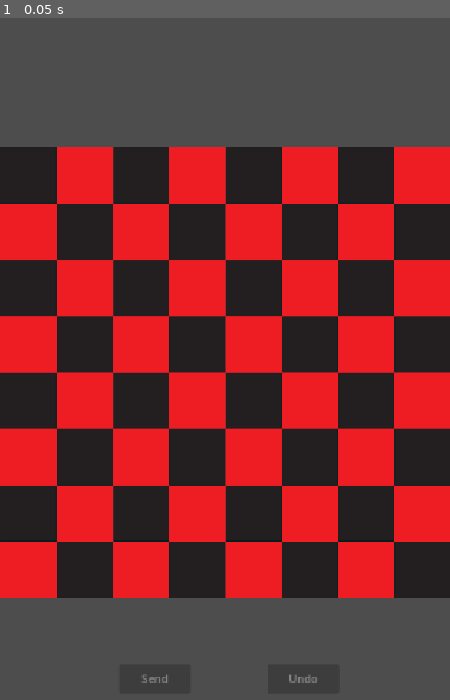
Above: before the commit, frame 1.
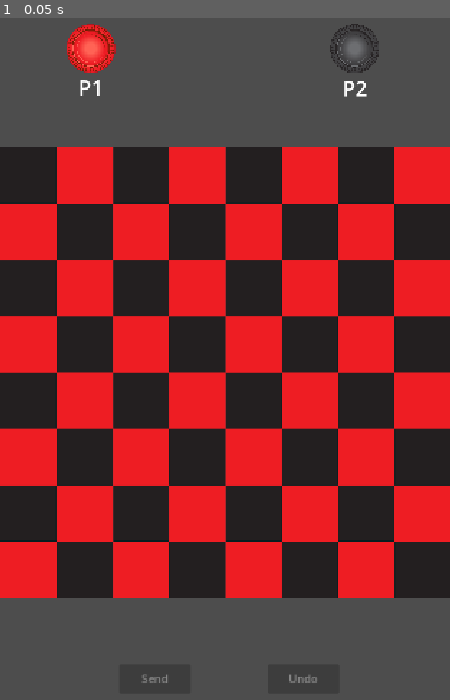
Above: after the commit, the same moment.

Repository: jakecrowley/gamepidgeon-checkers
Game: Godot game, scene res://checkers.tscn
Same seed, same stepped clock (60 frames per second), same inputs: the game is played once before the commit and once after it.
Inputs:
- Up to frame 1 (0.05 s): no input

The runs differ from the first frame. In frame 1, 0.9% of the frame differs, in the area x 14-85%, y 0-12%.

Commit message:
add player indicator and fix replay jumping bug

Diff:
--- a/checkers.tscn
+++ b/checkers.tscn
@@ -71,6 +71,34 @@
 height = 1000.0
 script = ExtResource("6_srtqa")
 
+[node name="P1Label" type="RichTextLabel" parent="CheckersBoardTop"]
+offset_left = -369.0
+offset_top = -720.0
+offset_right = -277.0
+offset_bottom = -640.0
+theme_override_font_sizes/normal_font_size = 50
+text = "P1"
+horizontal_alignment = 1
+
+[node name="PlayerCheckerRed" type="Sprite2D" parent="CheckersBoardTop"]
+position = Vector2(-323.333, -778.333)
+scale = Vector2(0.0531675, 0.0531675)
+texture = ExtResource("2_t0jlu")
+
+[node name="P2Label" type="RichTextLabel" parent="CheckersBoardTop"]
+offset_left = 265.0
+offset_top = -718.333
+offset_right = 357.0
+offset_bottom = -638.333
+theme_override_font_sizes/normal_font_size = 50
+text = "P2"
+horizontal_alignment = 1
+
+[node name="PlayerCheckerBlack" type="Sprite2D" parent="CheckersBoardTop"]
+position = Vector2(310, -778.333)
+scale = Vector2(0.0531675, 0.0531675)
+texture = ExtResource("2_nlcs0")
+
 [node name="SendButton" type="Button" parent="."]
 offset_left = 171.0
 offset_top = 985.0
--- a/checkers_board_top.gd
+++ b/checkers_board_top.gd
@@ -36,6 +36,8 @@
 	if replay == null or player == null:
 		return
 
+	get_node("P" + str(player) + "Label").set_text("You")
+
 	redPiece = get_node("CheckerPieceRed")
 	var blackPiece: Sprite2D = get_node("CheckerPieceBlack")
 	boardHighlight = get_node("BoardHighlight")
@@ -69,17 +71,18 @@
 				add_child(newPiece)
 				print(newPiece.name, " : ", newPiece.position)
 
-				if replayMoves.size() > 0:
-					var tween = newPiece.get_tree().create_tween()
-					for move in replayMoves:
-						var moveType = move.split(':')[0]
-						var movePos = move.split(':')[1].split(',')
-						if newPiece.name == movePos[0] + ',' + movePos[1]:
-							var newPos = Vector2(redPiece.position.x + (135 * int(movePos[2])), redPiece.position.y + (135 * (7 - int(movePos[3]))))
-							tween.tween_property(newPiece, "position", newPos, 1.0).set_trans(Tween.TRANS_SINE)
-							newPiece.name = movePos[2] + "," + movePos[3];
-							if moveType == "attack":
-								jump_piece(int(movePos[0]), int(movePos[1]), int(movePos[2]), int(movePos[3]))
+	for move in replayMoves:
+		var moveType = move.split(':')[0]
+		var movePos = move.split(':')[1].split(',')
+		var movedPiece = get_node_or_null(movePos[0] + ',' + movePos[1])
+		if movedPiece != null:
+			var tween = movedPiece.get_tree().create_tween()
+			var newPos = Vector2(redPiece.position.x + (135 * int(movePos[2])), redPiece.position.y + (135 * (7 - int(movePos[3]))))
+			tween.tween_property(movedPiece, "position", newPos, 1.0).set_trans(Tween.TRANS_SINE)
+			movedPiece.name = movePos[2] + "," + movePos[3];
+			if moveType == "attack":
+				print("jump deez nuts idiot")
+				jump_piece(int(movePos[0]), int(movePos[1]), int(movePos[2]), int(movePos[3]))
 
 func _set_replay(new_replay: String):
 	player = int(new_replay.substr(7, 1))
@@ -115,6 +118,7 @@
 	var x_step = 1 if newX > prevX else -1
 	var y_step = 1 if newY > prevY else -1
 	var jumpedPiece: Sprite2D = get_node_or_null(str(prevX + x_step) + "," + str(prevY + y_step))
+	print("jump deez nuts" + str(prevX + x_step) + "," + str(prevY + y_step))
 	if jumpedPiece != null:
 		var tween = jumpedPiece.get_tree().create_tween()
 		var modulate_color = jumpedPiece.self_modulate
